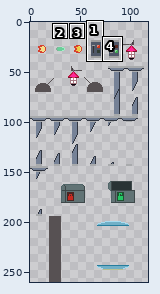
Edited in one commit: sprite sheet (Game/Content/Sprites/doodads.png). Above: a wide view before the commit, with the close-up outlined.
Close-up. Earlier state:
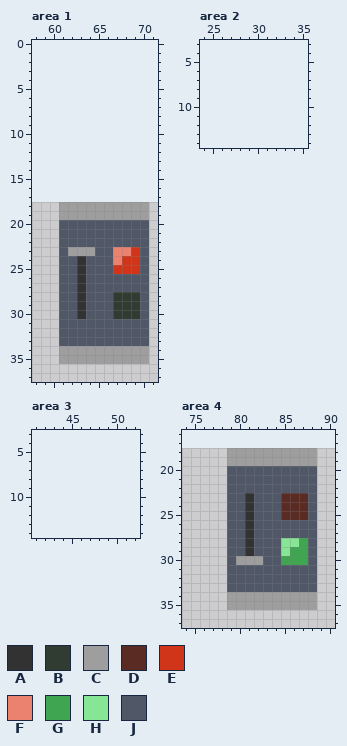
The file is 119x242 pixels. Colours within 5 levels of each other are drawn and written as one. Shown: area 1: x 58..71, y 0..37; area 2: x 24..35, y 3..14; area 3: x 41..52, y 3..14; area 4: x 74..90, y 16..37. The old version is drawn lined up with the new one, on the new canvas. The commit also changed other parts of the picture, which this record leaves out.
Palette (. is transparent): A #323232  B #303c32  C #9e9e9e  D #5a2b23  E #d0351a  F #eb826f  G #40a551  H #87e596  J #505868
Pixels before, area 1, first column x 61:
18 CCCCCCCCCC
19 CCCCCCCCCC
20 JJJJJJJJJJ
21 JJJJJJJJJJ
22 JJJJJJJJJJ
23 JCCCJJFFEJ
24 JJAJJJFEEJ
25 JJAJJJEEEJ
26 JJAJJJJJJJ
27 JJAJJJJJJJ
28 JJAJJJBBBJ
29 JJAJJJBBBJ
30 JJAJJJBBBJ
31 JJJJJJJJJJ
32 JJJJJJJJJJ
33 JJJJJJJJJJ
34 CCCCCCCCCC
35 CCCCCCCCCC
Pixels before, area 4, first column x 79:
18 CCCCCCCCCC
19 CCCCCCCCCC
20 JJJJJJJJJJ
21 JJJJJJJJJJ
22 JJJJJJJJJJ
23 JJAJJJDDDJ
24 JJAJJJDDDJ
25 JJAJJJDDDJ
26 JJAJJJJJJJ
27 JJAJJJJJJJ
28 JJAJJJHHGJ
29 JJAJJJHGGJ
30 JCCCJJGGGJ
31 JJJJJJJJJJ
32 JJJJJJJJJJ
33 JJJJJJJJJJ
34 CCCCCCCCCC
35 CCCCCCCCCC
The result:
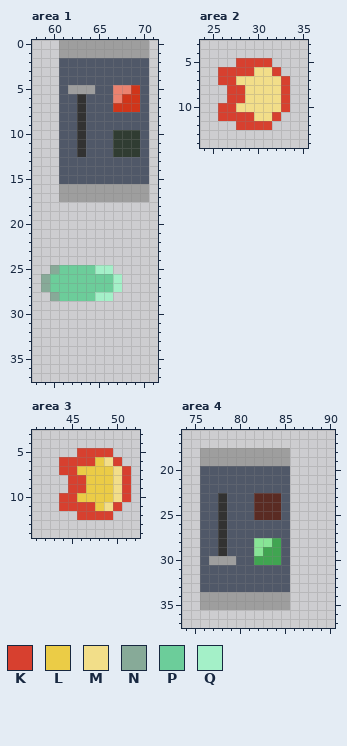
Colours new in this view: K #d7402f  L #ebcc46  M #f2de89  N #87aa98  P #6ccd9a  Q #a4f0c8
Change:
canvas 119x242 -> 118x260, the old top-left corner now at 0,18 (the part of the old canvas that was cut away was empty and is not shown)
Changed rows in their new state; - is an unchanged pixel.
Area 1:
first column x 59:
 0 --CCCCCCCCCC
 1 --CCCCCCCCCC
 2 --JJJJJJJJJJ
 3 --JJJJJJJJJJ
 4 --JJJJJJJJJJ
 5 --JCCCJJFFEJ
 6 --JJAJJJFEEJ
 7 --JJAJJJEEEJ
 8 --JJAJJJJJJJ
 9 --JJAJJJJJJJ
10 --JJAJJJBBBJ
11 --JJAJJJBBBJ
12 --JJAJJJBBBJ
13 --JJJJJJJJJJ
14 --JJJJJJJJJJ
15 --JJJJJJJJJJ
16 --CCCCCCCCCC
17 --CCCCCCCCCC
18 --..........
19 --..........
20 --..........
21 --..........
22 --..........
23 --..........
24 --..........
25 -NPPPPQQ....
26 NPPPPPPPQ...
27 NPPPPPPPQ...
28 -NPPPPQQ....
29 --..........
30 --..........
31 --..........
32 --..........
33 --..........
34 --..........
35 --..........
Area 2:
first column x 26:
 5 --KKKK--
 6 KKKKMMK-
 7 KKMMMMMK
 8 -KKMMMMK
 9 -KKMMMMK
10 KKMMMMMK
11 KKKKMMK-
12 --KKKK--
Area 3:
first column x 44:
 5 --KKKK--
 6 KKKKLMK-
 7 KKLLLLMK
 8 -KKLLLMK
 9 -KKLLLMK
10 KKLLLLMK
11 KKKKLMK-
12 --KKKK--
Area 4:
first column x 76:
18 CCC-------...
19 CCC-------...
20 JJJ-------...
21 JJJ-------...
22 JJJ-------...
23 JJA--JDDDJ...
24 JJA--JDDDJ...
25 JJA--JDDDJ...
26 JJA--J----...
27 JJA--J----...
28 JJA--JHHGJ...
29 JJA--JHGGJ...
30 JCCCJJGGGJ...
31 JJJ-------...
32 JJJ-------...
33 JJJ-------...
34 CCC-------...
35 CCC-------...
